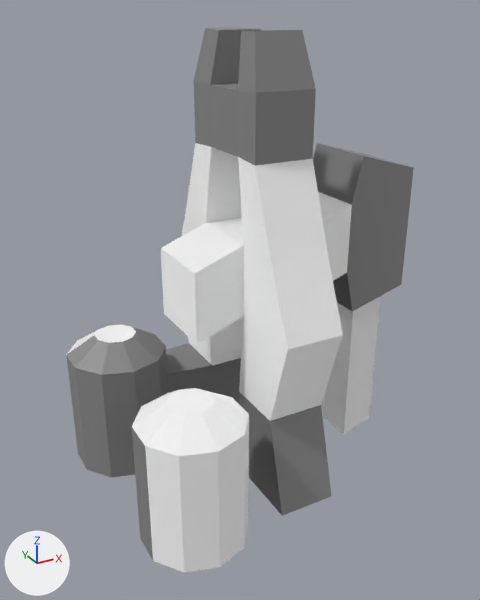
A saved change to the glTF model models/refinery.glb.
The view is the same before and after, from a camera (50 mm lens) standing at (-12.2, -21.6, 17.2) and looking at (-0.6, -0.6, 6.7). Arrows for +X, +Y and +Z are at lower left; the lights stay in place. Where no turn or scale is listed for an object, it has been applied to the vertices.
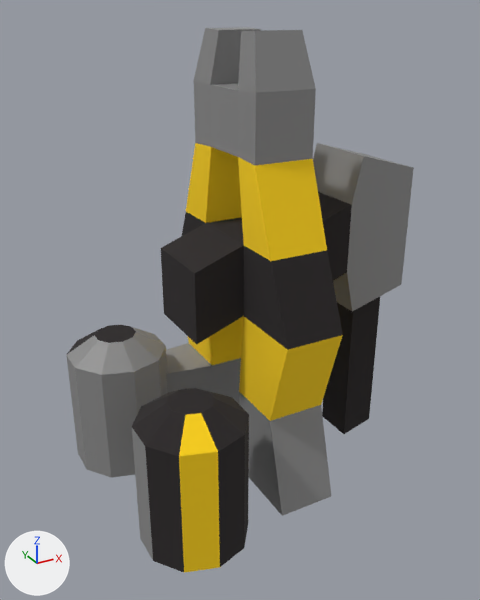
The newer file is also turned or shifted as a whole; pictures and numbers use the older file's frame.

Where the change shows, as pixel boxes [x1, y1, x2, y2] in the pictures (480 x 600 px):
```json
{"object": "Cube", "change": "recoloured, surface changed", "before": [66, 140, 383, 573], "after": [66, 140, 383, 573]}
```

Scene script edits in JSON lines:
```json
{"op": "set", "path": "mat_material_002.metallic", "old": "1.0", "new": "0.0"}
{"op": "set", "path": "mat_material_002.base_color", "old": "(1.0, 1.0, 1.0)", "new": "(1.0, 0.656, 0.00487)", "note": "white #ffffff -> yellow #ffd40f"}
{"op": "set", "path": "mat_material_003.metallic", "old": "1.0", "new": "0.0"}
{"op": "set", "path": "mat_material_003.base_color", "old": "(1.0, 1.0, 1.0)", "new": "(0.0208, 0.0169, 0.0174)", "note": "white #ffffff -> black #282324"}
```
